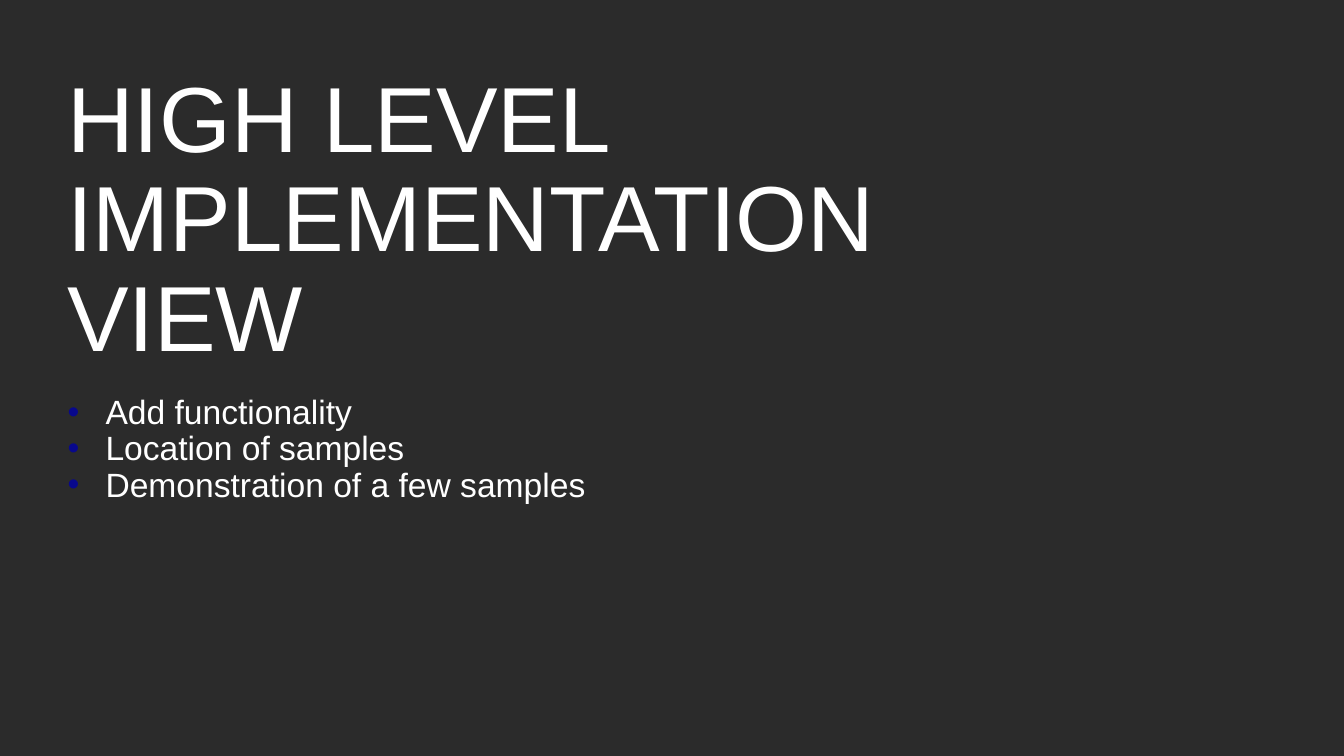
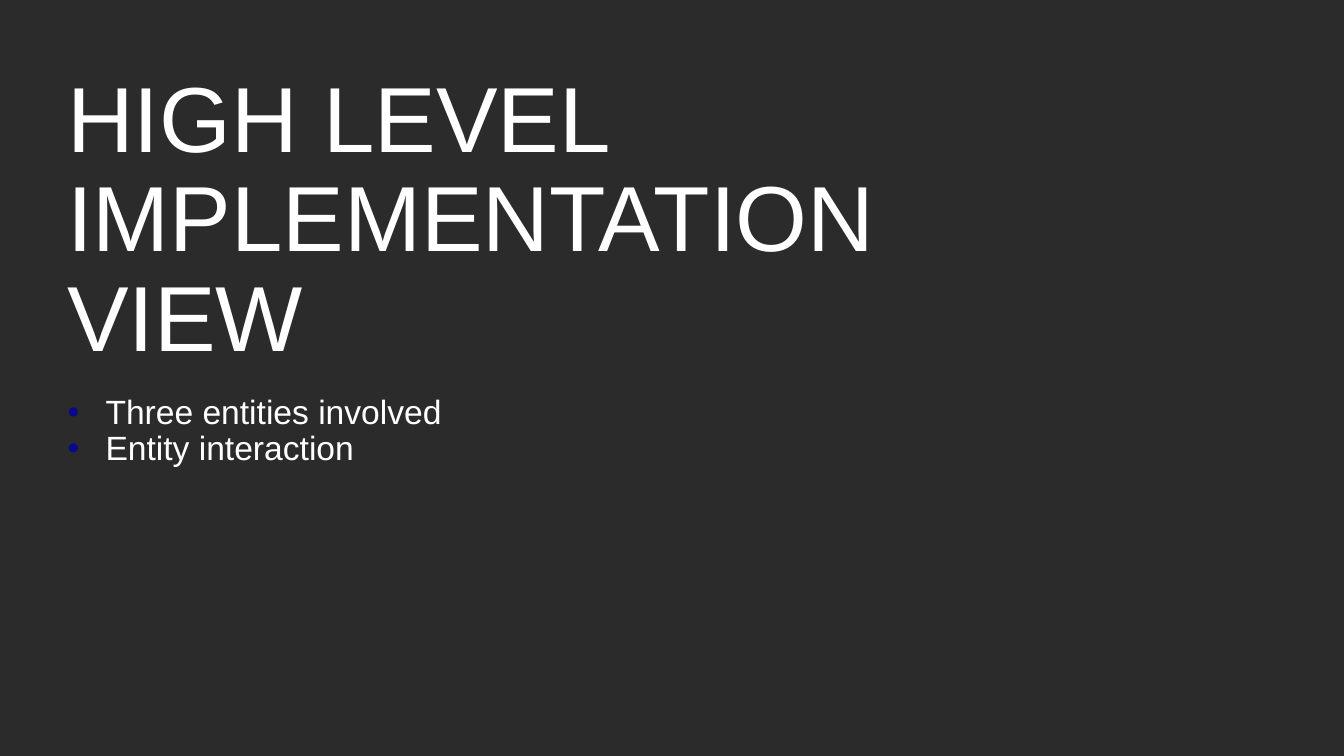
Before and after one commit to BrightcoveLearning/BCL-LearningSamples, a slide deck: slide 9 of PLAYTV2020/matt-boles-video.pptx. Drawn at 1344x756 pixels with LibreOffice and Linux fonts; fonts in the diff are those of the drawing; background and template pictures are left out; a plain dark background stands for a picture behind light text. Boxes give left, top, right and bottom in pixels: in the first picture for what was removed or moved away, otherwise in the second. Text is boxed around its words. In the diff, an @@ line names an element or a change of style, - is before the commit and + after.

Commit message:
WIP

```diff
--- a/PLAYTV2020/matt-boles-video.pptx
+++ b/PLAYTV2020/matt-boles-video.pptx
@@ text at [106,399,441,467]: text changed @@
-• Add functionality
-• Location of samples
-• Demonstration of a few samples
+• Three entities involved
+• Entity interaction
```
Also in this commit, not shown: 5 other slides changed, 11 slides added, 8 slides removed.
